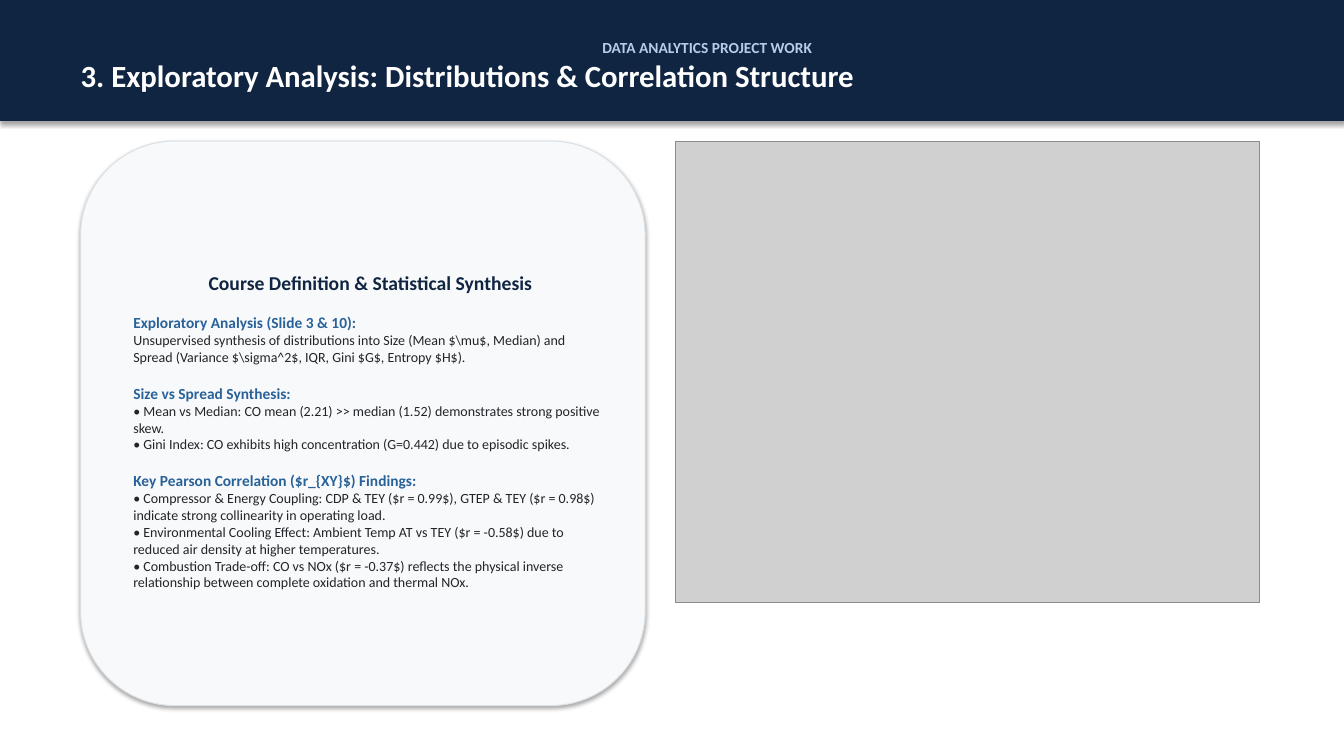
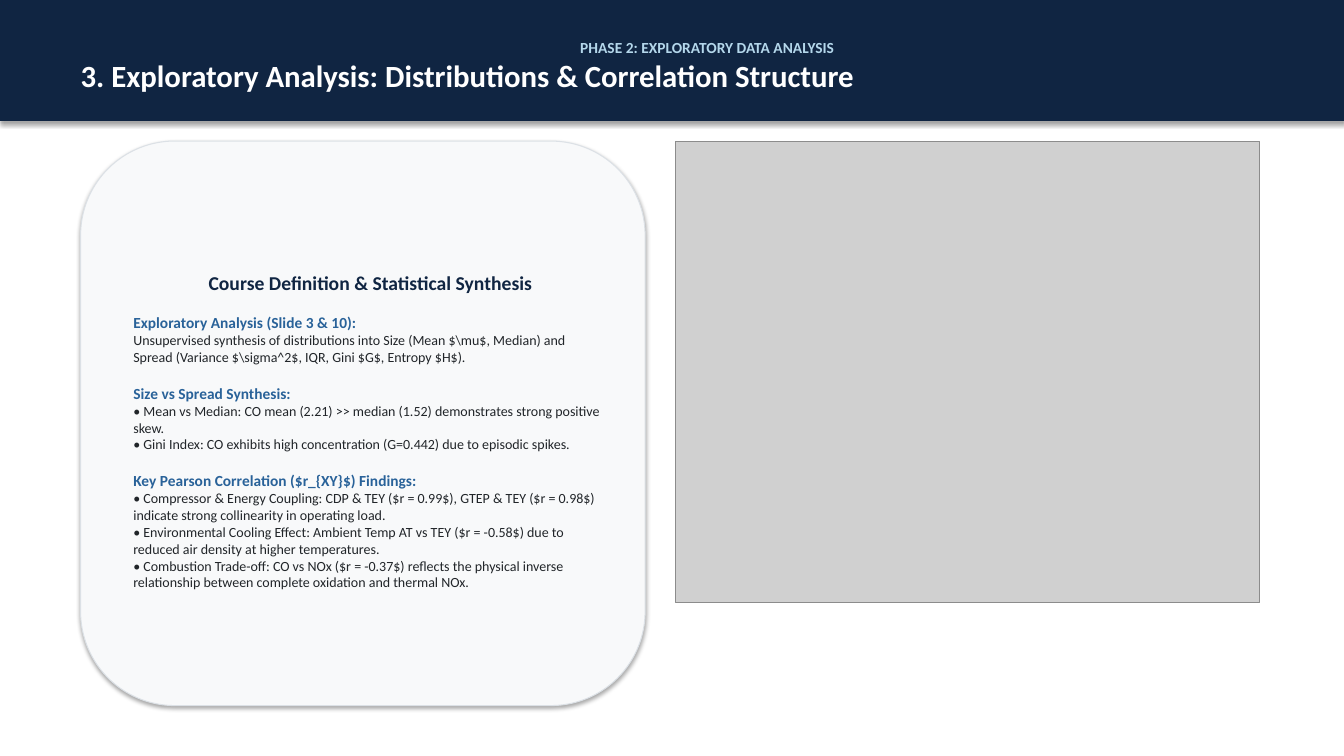
Before and after one commit to guidomariadifiore/DataAnalysisProject, a slide deck: slide 5 of presentation.pptx. Drawn at 1344x756 pixels with LibreOffice and Linux fonts; fonts in the diff are those of the drawing; grey boxes stand for pictures. Boxes give left, top, right and bottom in pixels: in the first picture for what was removed or moved away, otherwise in the second. Text is boxed around its words. In the diff, an @@ line names an element or a change of style, - is before the commit and + after.

```diff
--- a/presentation.pptx
+++ b/presentation.pptx
@@ text in rectangle at bbox=[580, 43, 833, 53]: text changed; text colour #B4CDEB to #B4D7EB @@
-DATA ANALYTICS PROJECT WORK
+PHASE 2: EXPLORATORY DATA ANALYSIS
```
Also in this commit, not shown: 11 other slides changed, 3 other files.
